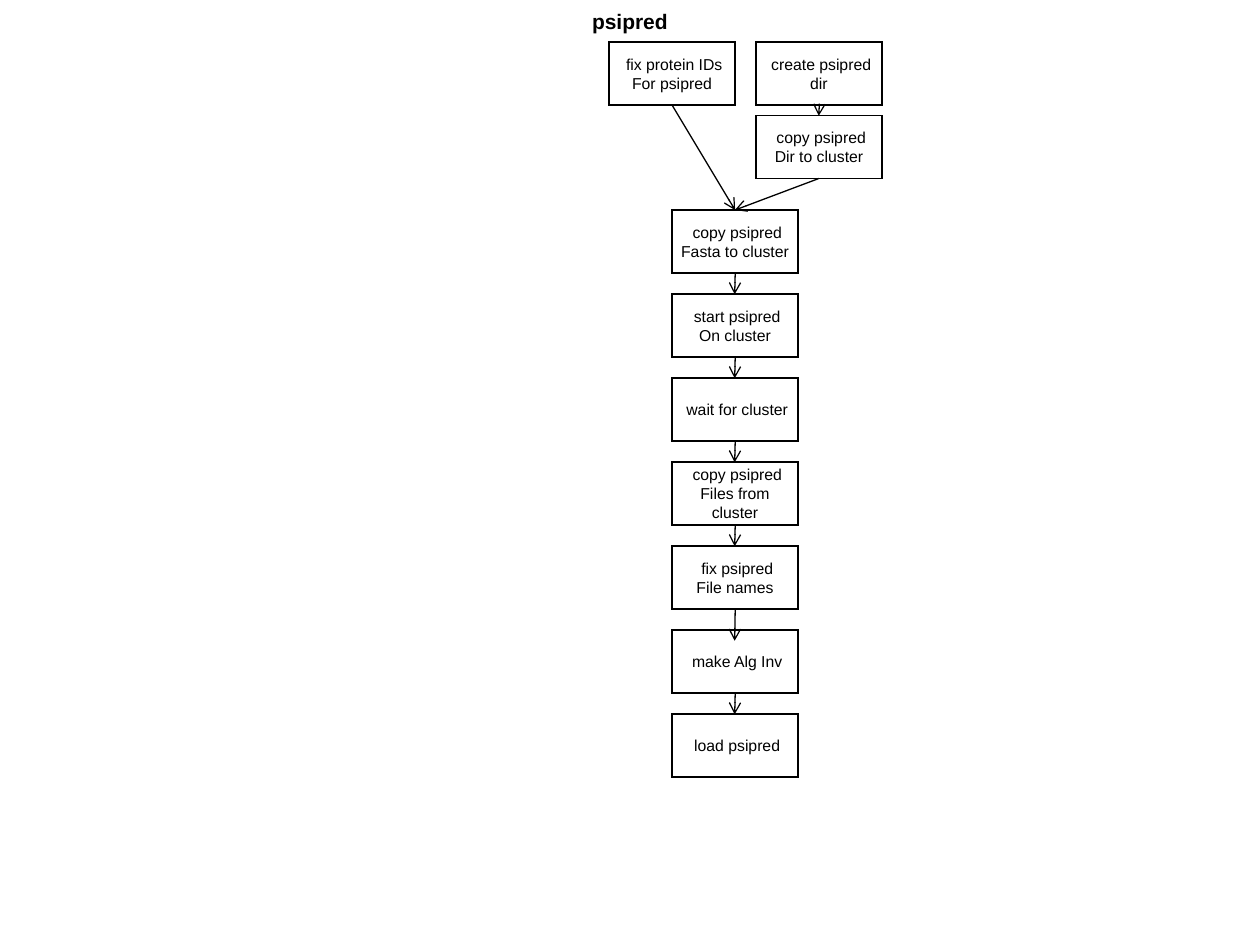
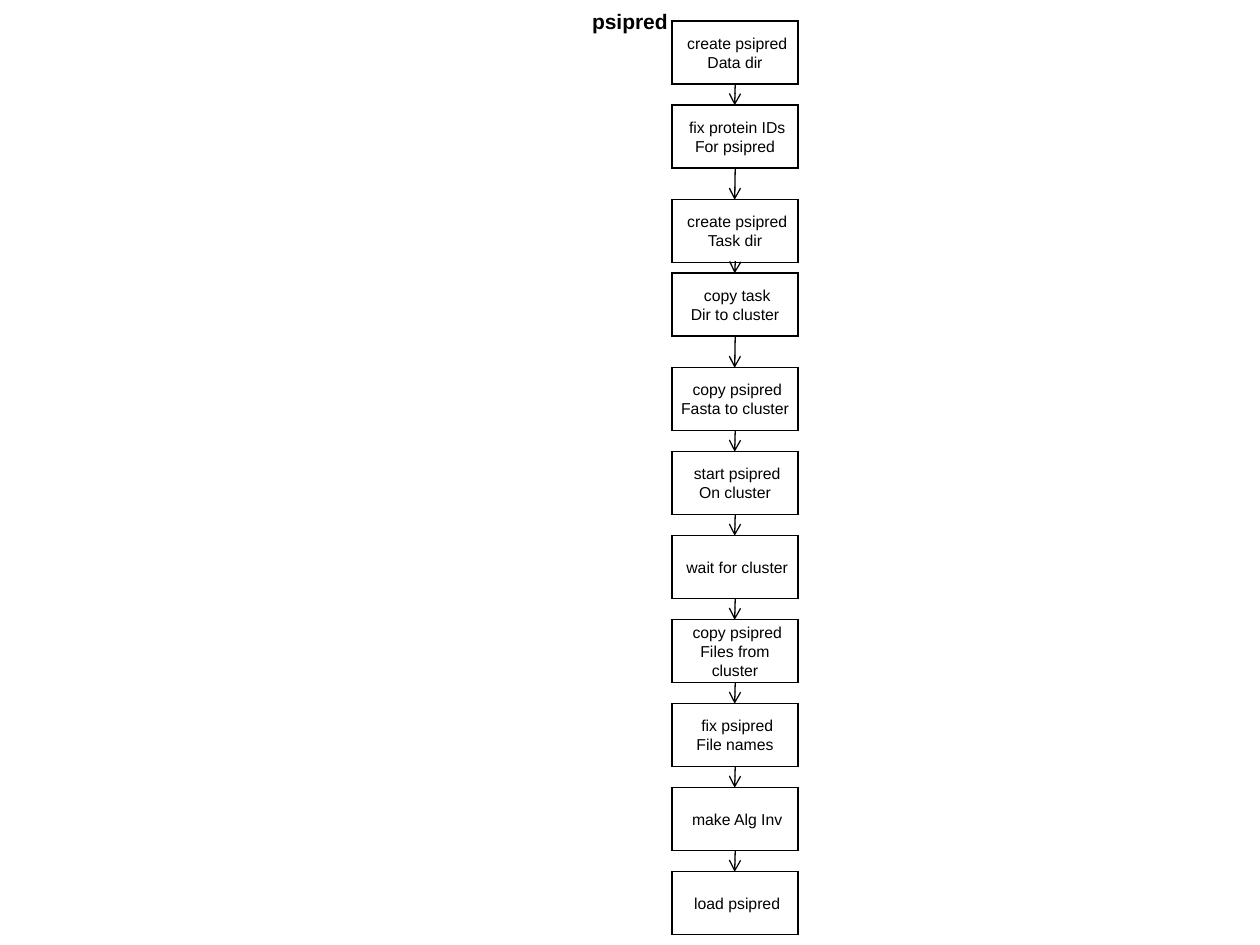
Before and after one commit to VEuPathDB/ApiCommonData, a slide deck: slide 4 of Load/doc/workflow/plasmodb/7.7/ApiWorkFlow.ppt (slide 6 before the commit). Drawn at 1260x945 pixels with LibreOffice and Linux fonts; fonts in the diff are those of the drawing. Boxes give left, top, right and bottom in pixels: in the first picture for what was removed or moved away, otherwise in the second. Text is boxed around its words. In the diff, an @@ line names an element or a change of style, - is before the commit and + after.

```diff
--- a/Load/doc/workflow/plasmodb/7.7/ApiWorkFlow.ppt
+++ b/Load/doc/workflow/plasmodb/7.7/ApiWorkFlow.ppt
@@ rectangle "create psipred": place and size @@
-rectangle "create psipred" at <box>756,42,882,105</box>
+rectangle "create psipred" at <box>672,21,798,84</box>
@@ text in rectangle at <box>707,56,762,68</box>: text changed @@
-dir
+Data dir
@@ arrow moved from (819, 106) - (819, 116) to (736, 84) - (735, 106) @@
@@ rectangle "fix protein IDs": place and size @@
-rectangle "fix protein IDs" at <box>609,42,735,105</box>
+rectangle "fix protein IDs" at <box>672,105,798,168</box>
@@ arrow removed from (672, 105) to (735, 210) @@
@@ arrow moved from (819, 179) - (735, 210) to (736, 168) - (735, 200) @@
@@ rectangle added at <box>672,199,798,262</box>, outline #000000 0.74 pt, 9 pt, text #000000 @@
+create psipred
+Task dir
@@ arrow moved from (736, 273) - (735, 295) to (736, 263) - (735, 273) @@
@@ rectangle "copy task": place and size @@
-rectangle "copy task" at <box>756,116,882,179</box>
+rectangle "copy task" at <box>672,273,798,336</box>
@@ text in rectangle at <box>704,289,771,305</box>: text changed @@
-copy psipred
+copy task
@@ arrow moved from (736, 357) - (735, 378) to (736, 336) - (735, 368) @@
@@ rectangle "start psipred": place and size @@
-rectangle "start psipred" at <box>672,294,798,357</box>
+rectangle "start psipred" at <box>672,451,798,514</box>
@@ 3 arrows: place and size @@
-3 arrows at <box>735,441,736,714</box>
+3 arrows at <box>735,431,736,704</box>
@@ arrow moved from (736, 609) - (735, 641) to (736, 598) - (735, 620) @@
@@ rectangle "fix psipred": place and size @@
-rectangle "fix psipred" at <box>672,546,798,609</box>
+rectangle "fix psipred" at <box>672,703,798,766</box>
@@ arrow added from (736, 766) to (735, 788), #000000 0.74 pt @@
@@ arrow added from (736, 850) to (735, 872), #000000 0.74 pt @@
@@ 5 rectangles: place and size @@
-5 rectangles at <box>672,210,798,777</box>
+5 rectangles at <box>672,368,798,935</box>
```
Also in this commit, not shown: 2 other slides changed, 4 slides added, 2 slides removed, 6 other files.
